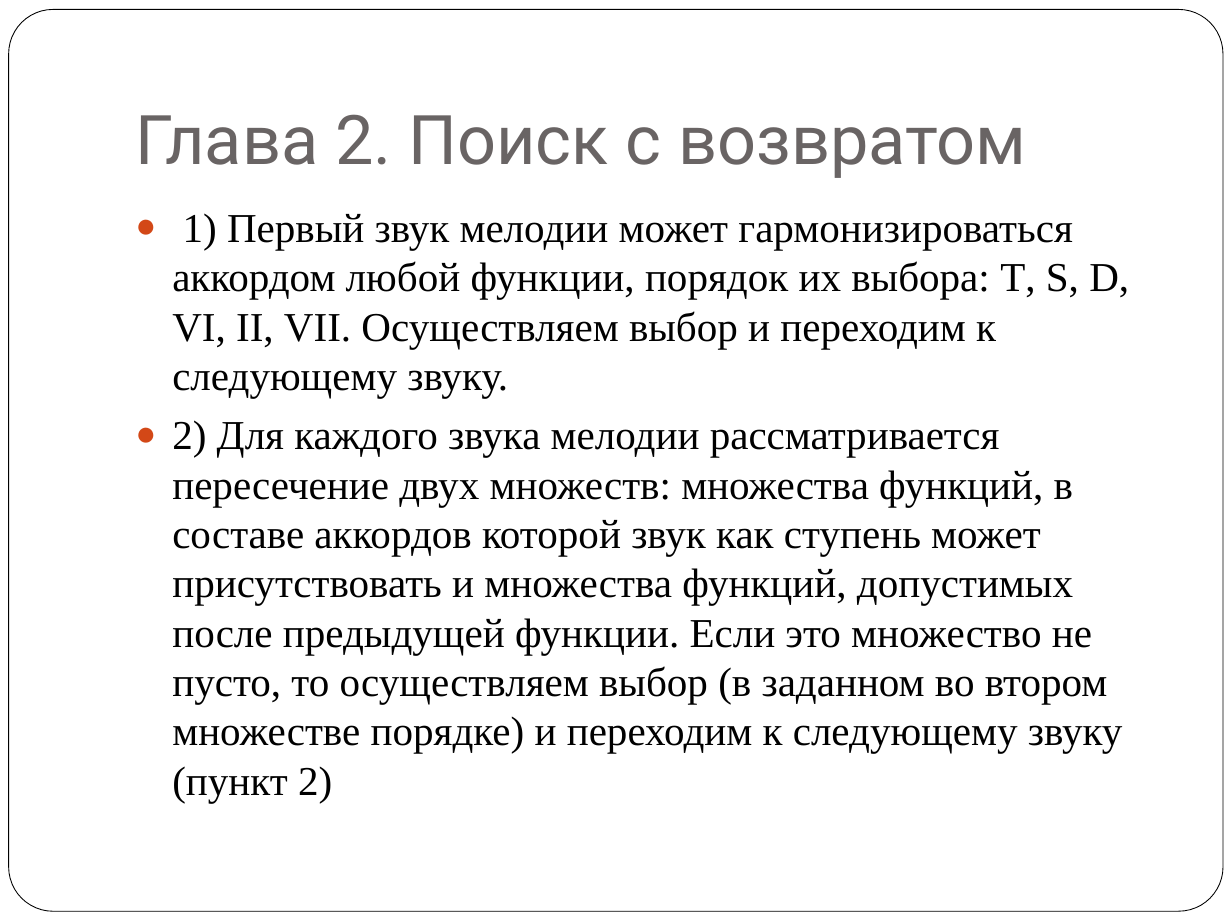
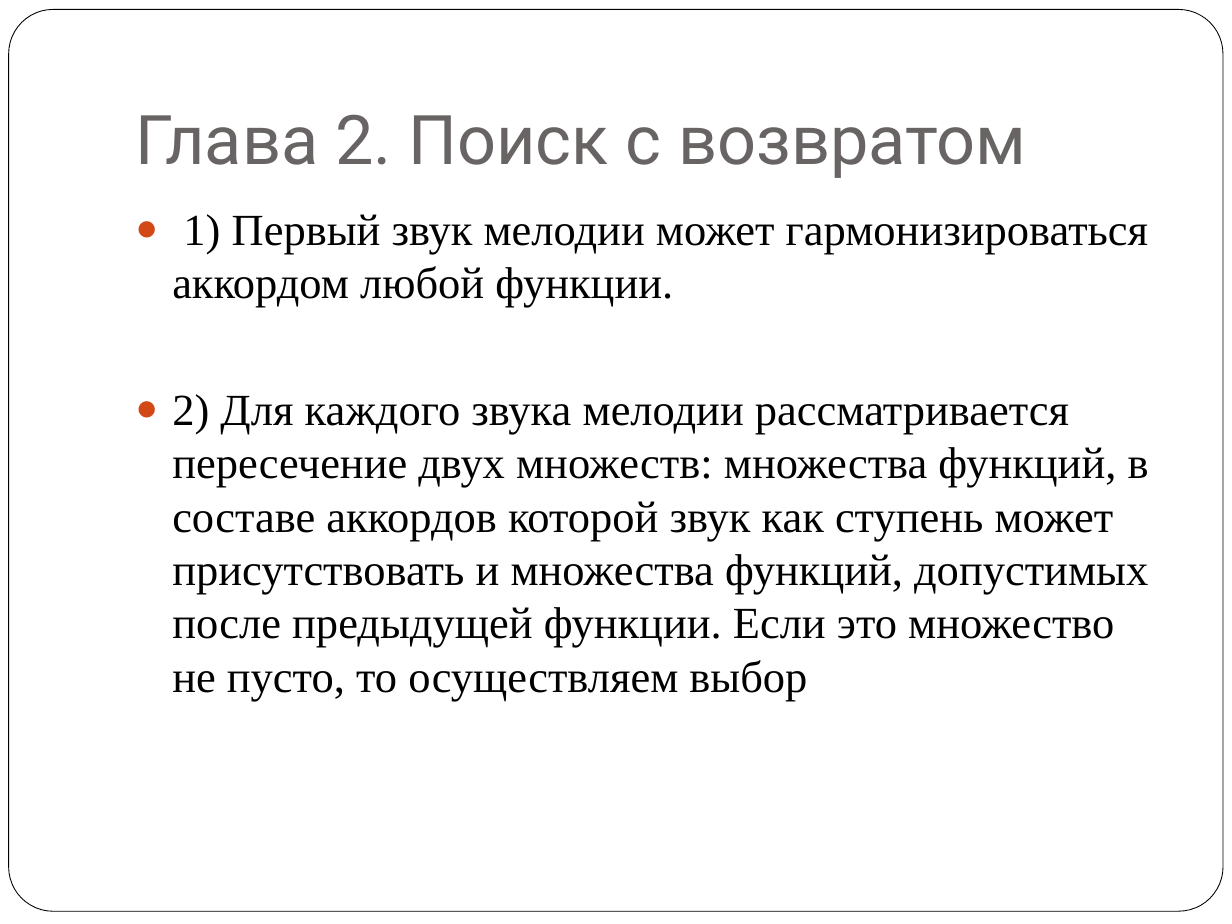
Before and after one commit to ars18wrw/MahlerLib, a slide deck: slide 6 of Алгоритмическая_генерация_музыки.pptx. Drawn at 1232x924 pixels with LibreOffice and Linux fonts; fonts in the diff are those of the drawing. Boxes give left, top, right and bottom in pixels: in the first picture for what was removed or moved away, otherwise in the second. Text is boxed around its words. In the diff, an @@ line names an element or a change of style, - is before the commit and + after.

Commit message:
Minor changes in pptx

```diff
--- a/Алгоритмическая_генерация_музыки.pptx
+++ b/Алгоритмическая_генерация_музыки.pptx
@@ text at (x1=172, y1=214, x2=1149, y2=701): text changed; size 24.1 to 26 pt @@
-● 1) Первый звук мелодии может гармонизироваться аккордом любой функции, порядок их выбора: T, S, D, VI, II, VII. Осуществляем выбор и переходим к следующему звуку.
-● 2) Для каждого звука мелодии рассматривается пересечение двух множеств: множества функций, в составе аккордов которой звук как ступень может присутствовать и множества функций, допустимых после предыдущей функции. Если это множество не пусто, то осуществляем выбор (в заданном во втором множестве порядке) и переходим к следующему звуку (пункт 2)
+● 1) Первый звук мелодии может гармонизироваться аккордом любой функции.
+● 2) Для каждого звука мелодии рассматривается пересечение двух множеств: множества функций, в составе аккордов которой звук как ступень может присутствовать и множества функций, допустимых после предыдущей функции. Если это множество не пусто, то осуществляем выбор
```
Also in this commit, not shown: 1 other slide changed.
